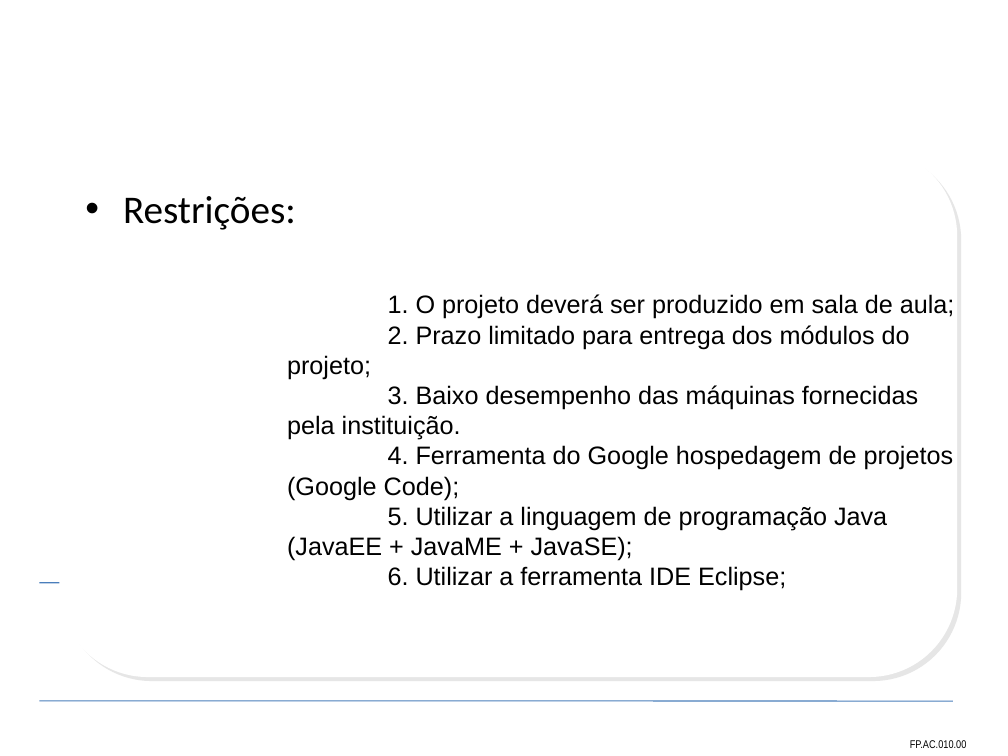
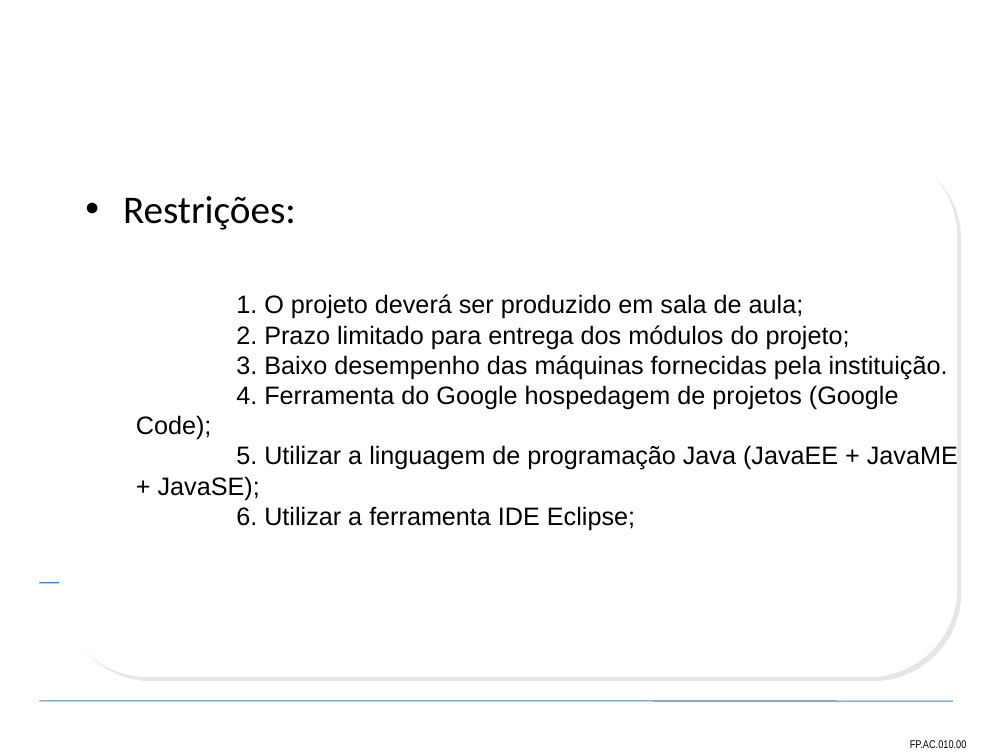
Before and after one commit to leoevaristo/psa20092, a slide deck: slide 12 of ARTEFATOS/Slide_TAP.ppt. Drawn at 1008x756 pixels with LibreOffice and Linux fonts; fonts in the diff are those of the drawing; background and template pictures are left out. Boxes give left, top, right and bottom in pixels: in the first picture for what was removed or moved away, otherwise in the second. Text is boxed around its words. In the diff, an @@ line names an element or a change of style, - is before the commit and + after.

```diff
--- a/ARTEFATOS/Slide_TAP.ppt
+++ b/ARTEFATOS/Slide_TAP.ppt
@@ text at box(136, 294, 958, 531): list level 5 to 2 in "1. O projeto deverá ser ..."; list level 5 to 2 in "2. Prazo limitado para entrega ..."; list level 5 to 2 in "3. Baixo desempenho das máquinas ..."; list level 5 to 2 in "4. Ferramenta do Google hospedagem ..."; list level 5 to 2 in "5. Utilizar a linguagem de ..."; list level 5 to 2 in "6. Utilizar a ferramenta IDE ..." @@
```
Also in this commit, not shown: 1 other slide changed.
